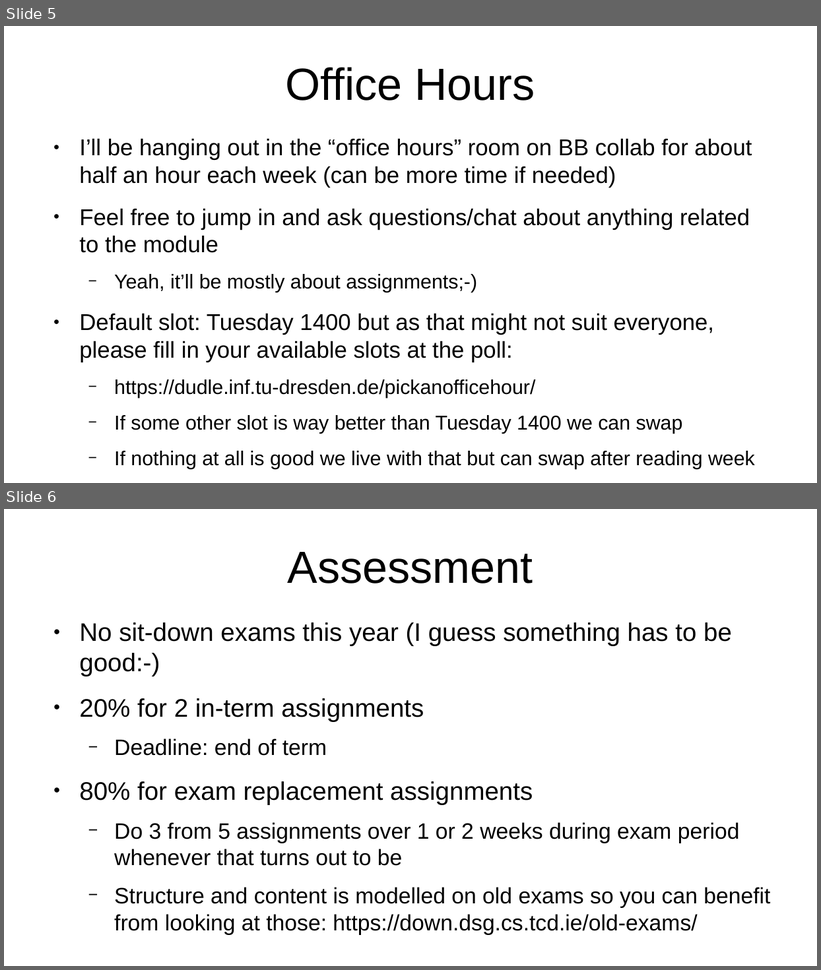
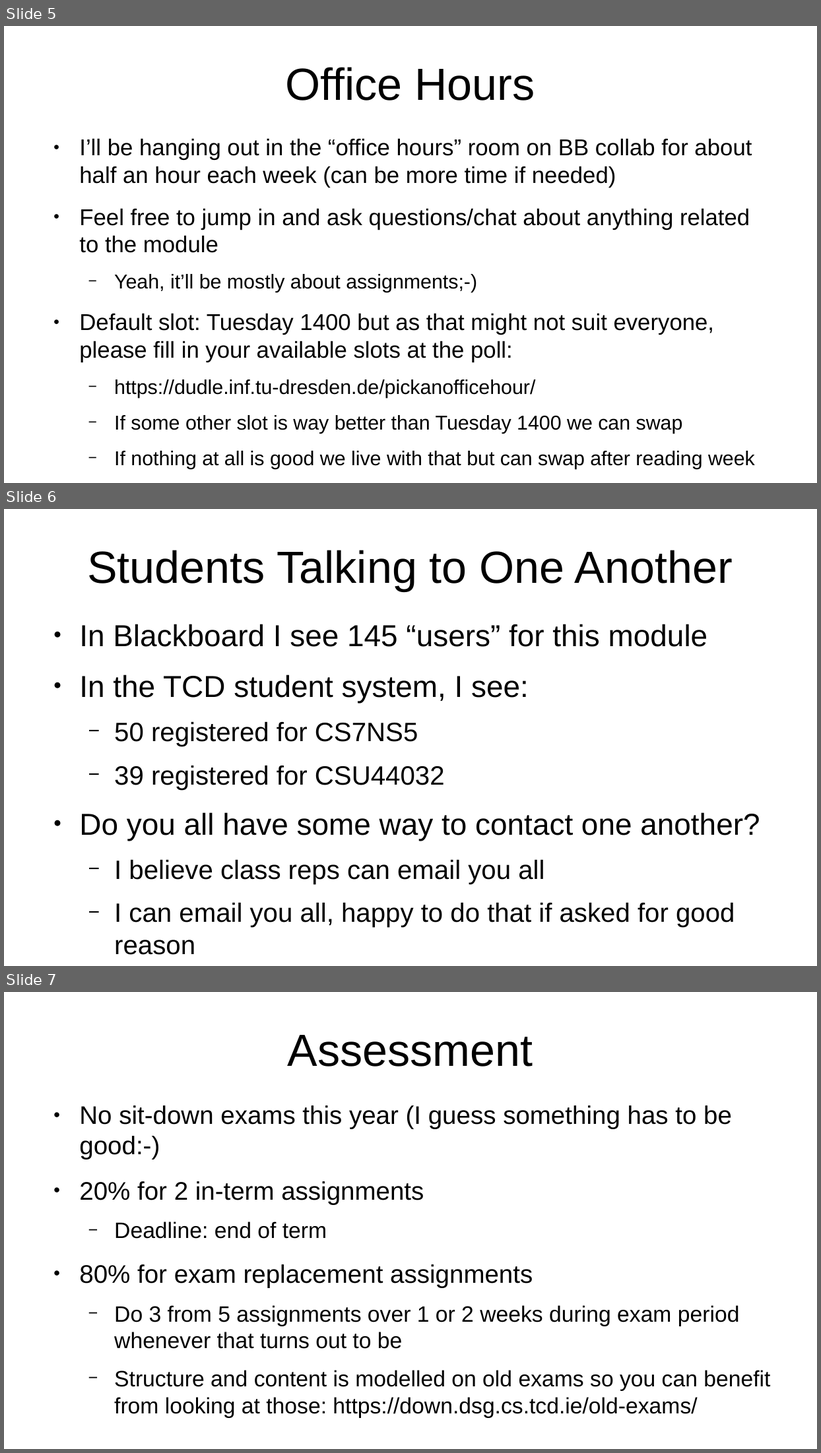
Before and after one commit to sftcd/cs7053, a slide deck: 2021lectures/00-quick-intro.odp. Shown one above the other, each under a label of ours: slides 5 and 6 before the commit, slides 5, 6 and 7 after it. The pictures are 821x970 and 821x1453 pixels, drawn with LibreOffice and Linux fonts; fonts in the diff are those of the drawing. Boxes give left, top, right and bottom in pixels: in the first picture for what was removed or moved away, otherwise in the second. Text is boxed around its words. In the diff, an @@ line names an element or a change of style, - is before the commit and + after.

```diff
--- a/2021lectures/00-quick-intro.odp
+++ b/2021lectures/00-quick-intro.odp
@@ slide 6 added at <box>4,509,817,966</box>, background #FFFFFF @@
@@ title added at <box>87,550,733,591</box>, 44 pt, text #000000 @@
+Students Talking to One Another
@@ text added at <box>79,624,760,955</box>, 25.9 pt, text #000000 @@
+● In Blackboard I see 145 “users” for this module
+● In the TCD student system, I see:
+  − 50 registered for CS7NS5
+  − 39 registered for CSU44032
+● Do you all have some way to contact one another?
+  − I believe class reps can email you all
+  − I can email you all, happy to do that if asked for good reason
@@ what was slide 6 is now slide 7 @@
```
Also in this commit, not shown: 1 other file.
